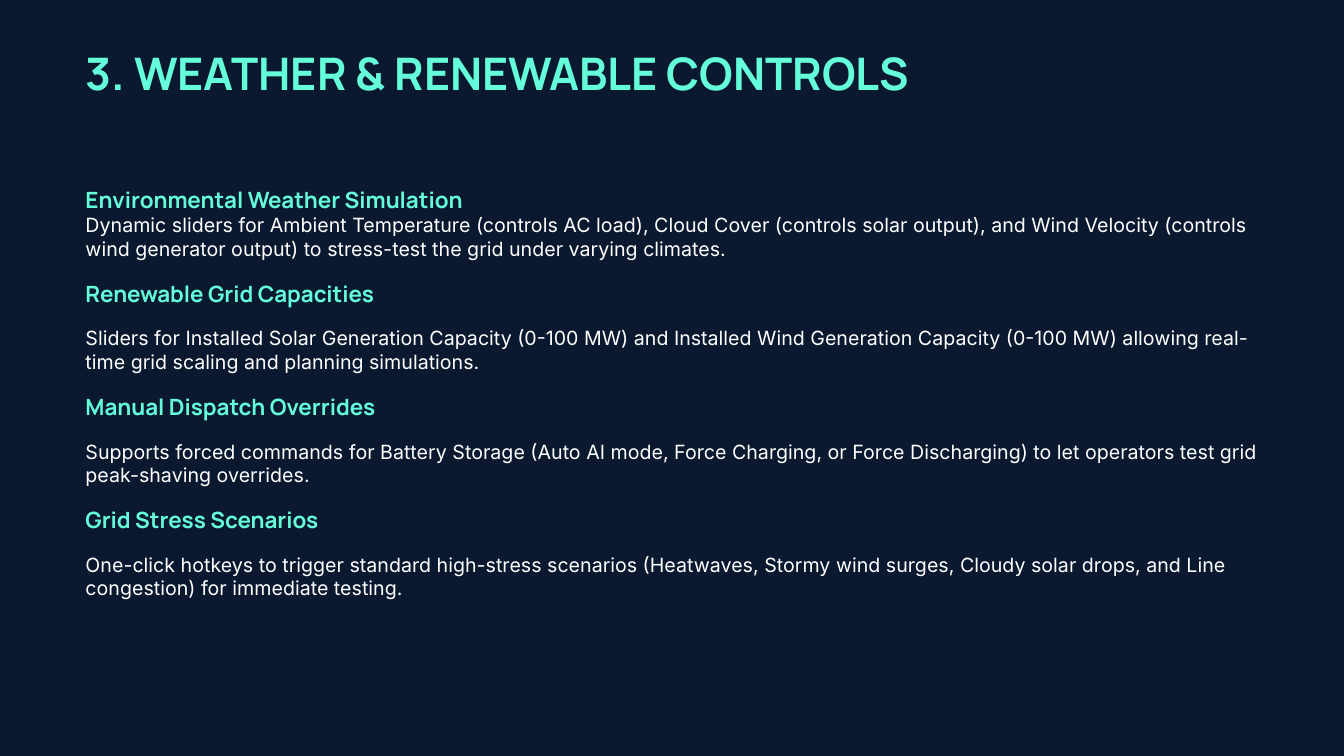
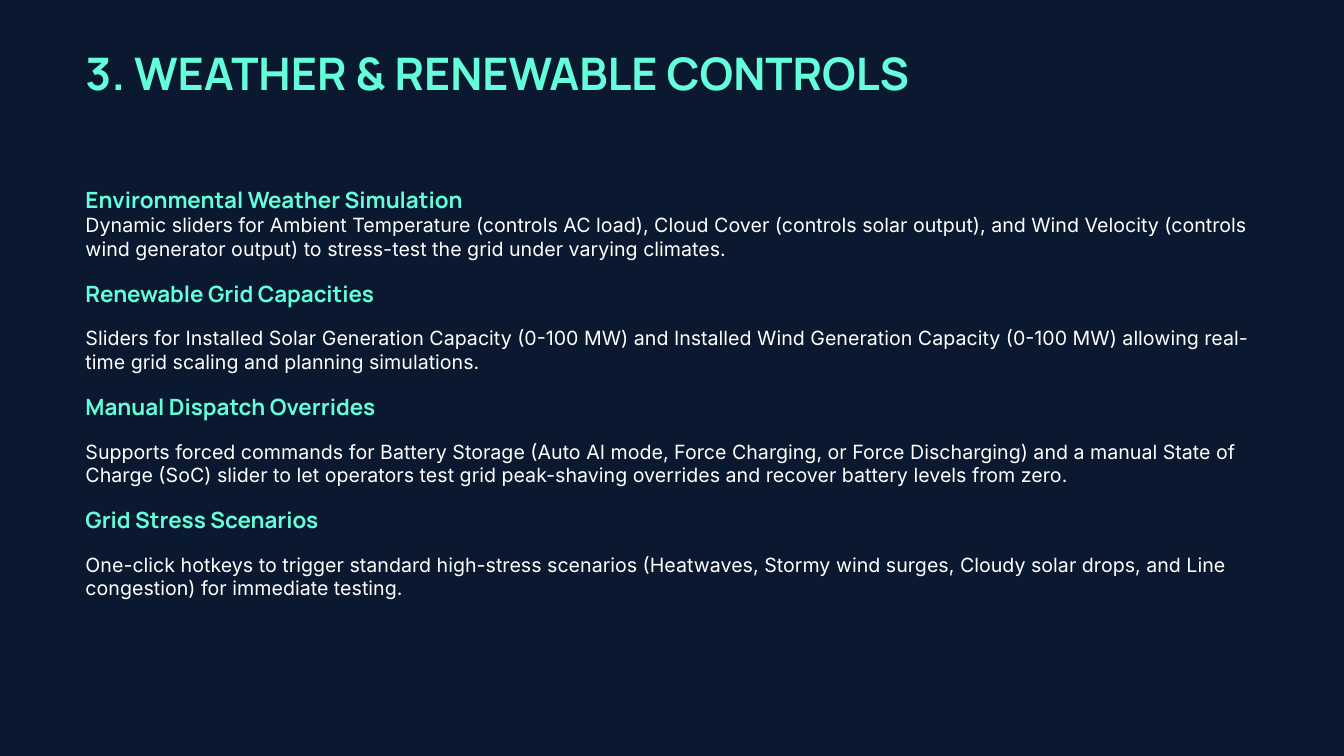
Before and after one commit to shikhasrivastava0574-afk/Smart-Grid-Sync, a slide deck: slide 4 of smart_grid_sync_final_presentation.pptx. Drawn at 1344x756 pixels with LibreOffice and Linux fonts; fonts in the diff are those of the drawing. Boxes give left, top, right and bottom in pixels: in the first picture for what was removed or moved away, otherwise in the second. Text is boxed around its words. In the diff, an @@ line names an element or a change of style, - is before the commit and + after.

Commit message:
feat: add manual Battery SoC slider to control room and update presentation slide deck

```diff
--- a/smart_grid_sync_final_presentation.pptx
+++ b/smart_grid_sync_final_presentation.pptx
@@ text at (x1=85, y1=398, x2=1235, y2=487): text changed @@
-Manual Dispatch Overrides
-Supports forced commands for Battery Storage (Auto AI mode, Force Charging, or Force Discharging) to let operators test grid peak-shaving overrides.
+Manual Dispatch Overrides
+Supports forced commands for Battery Storage (Auto AI mode, Force Charging, or Force Discharging) and a manual State of Charge (SoC) slider to let operators test grid peak-shaving overrides and recover battery levels from zero.
```
Also in this commit, not shown: 5 other files.
